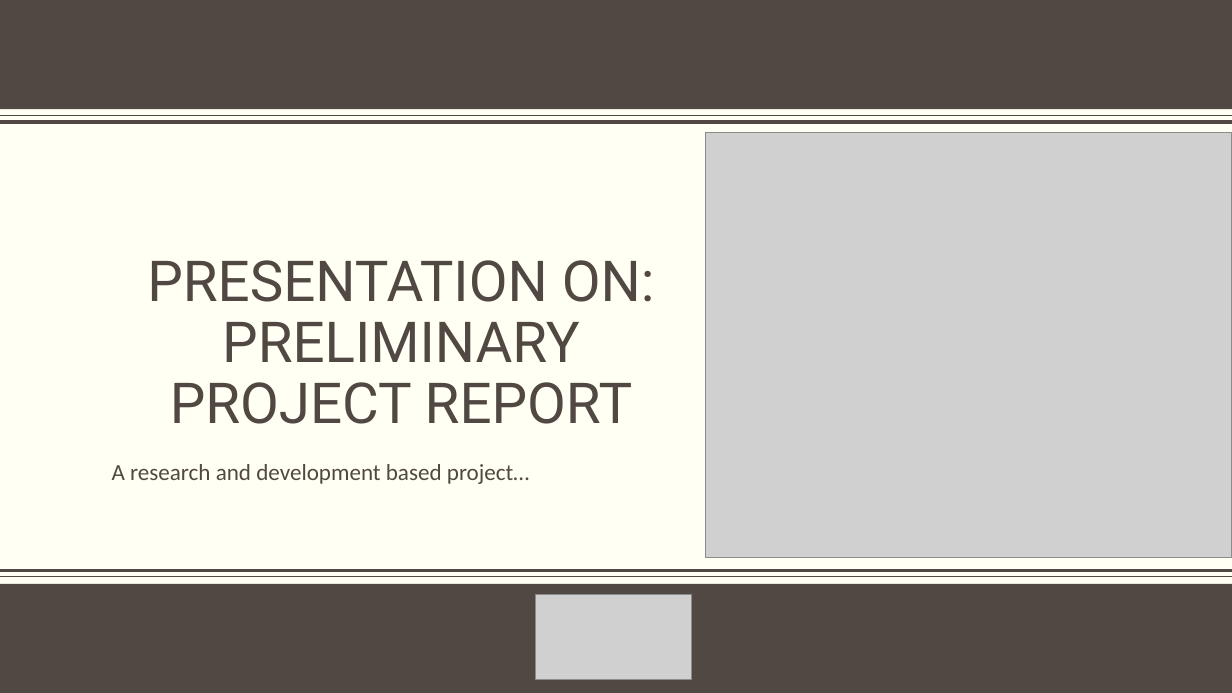
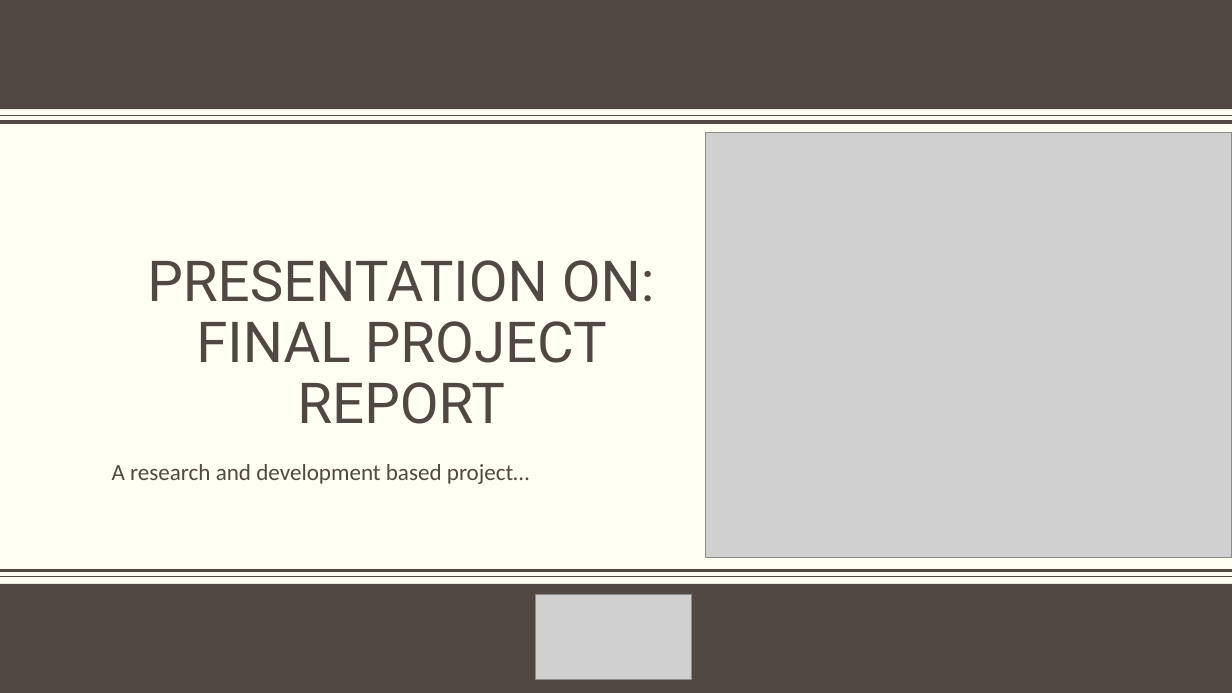
Before and after one commit to Nur-Quraishi/Recovering-Documentation-to-Source-Code-Traceability-Links-using-Latent-Semantic-Indexing-, a slide deck: slide 1 of Presentation Documents/Final defense(0615).pptx. Drawn at 1232x693 pixels with LibreOffice and Linux fonts; fonts in the diff are those of the drawing; grey boxes stand for pictures; background and template pictures are left out. Boxes give left, top, right and bottom in pixels: in the first picture for what was removed or moved away, otherwise in the second. Text is boxed around its words. In the diff, an @@ line names an element or a change of style, - is before the commit and + after.

Commit message:
documentations modified

```diff
--- a/Presentation Documents/Final defense(0615).pptx
+++ b/Presentation Documents/Final defense(0615).pptx
@@ title at box(147, 260, 655, 424): text changed @@
-PRESENTATION ON:
-PRELIMINARY PROJECT REPORT
+PRESENTATION ON:
+FINAL PROJECT REPORT
```
